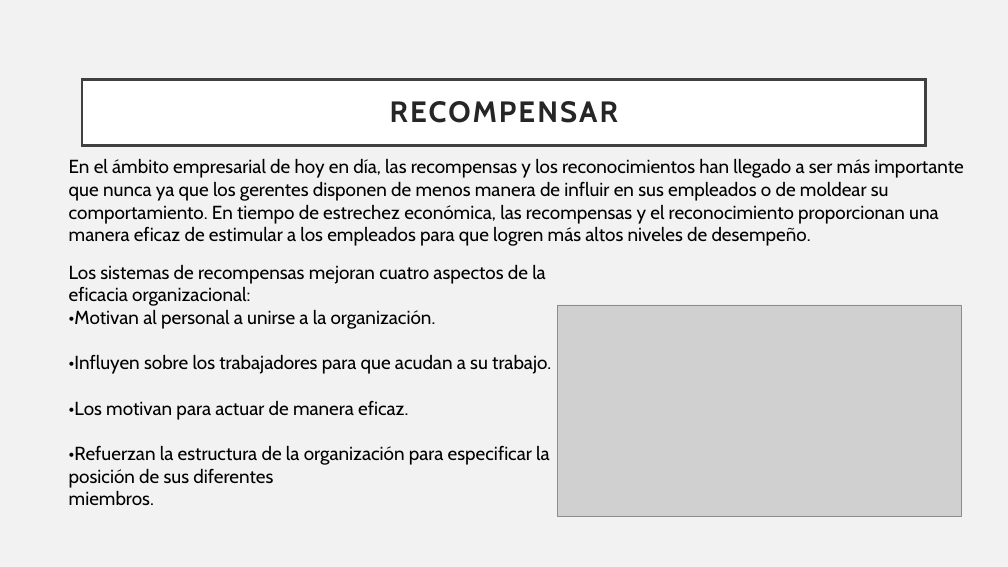
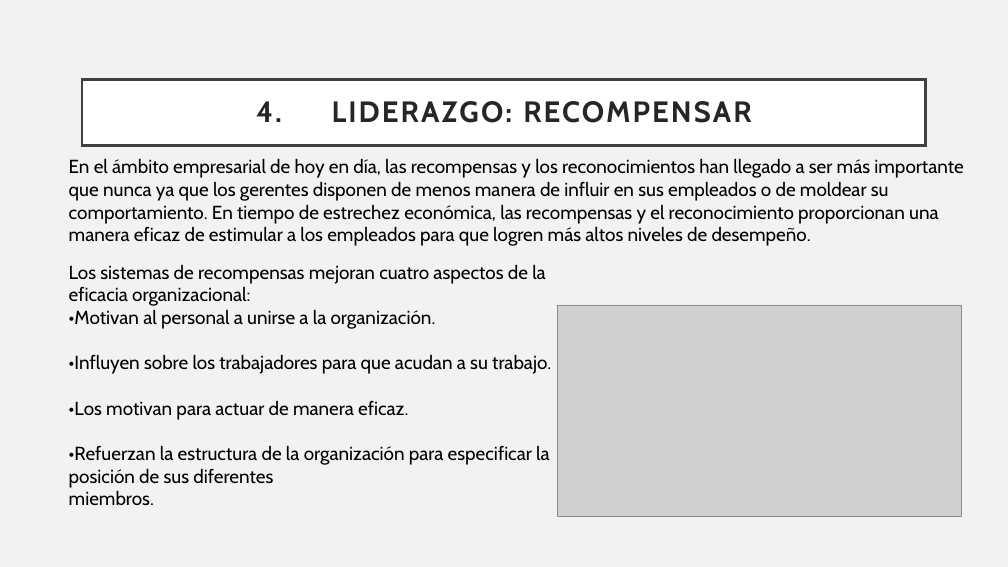
Before and after one commit to Sstrmn1/presentacionAdministracion, a slide deck: slide 18 of Presentacion - Exposicion.pptx (slide 15 before the commit). Drawn at 1008x567 pixels with LibreOffice and Linux fonts; fonts in the diff are those of the drawing; grey boxes stand for pictures. Boxes give left, top, right and bottom in pixels: in the first picture for what was removed or moved away, otherwise in the second. Text is boxed around its words. In the diff, an @@ line names an element or a change of style, - is before the commit and + after.

Commit message:
Seccion de liderazgo actualizada

```diff
--- a/Presentacion - Exposicion.pptx
+++ b/Presentacion - Exposicion.pptx
@@ title at [256, 101, 751, 123]: text changed @@
-RECOMPENSAR
+4. LIDERAZGO: RECOMPENSAR
```
Also in this commit, not shown: 2 other slides changed, 7 slides added, 1 slide removed.
